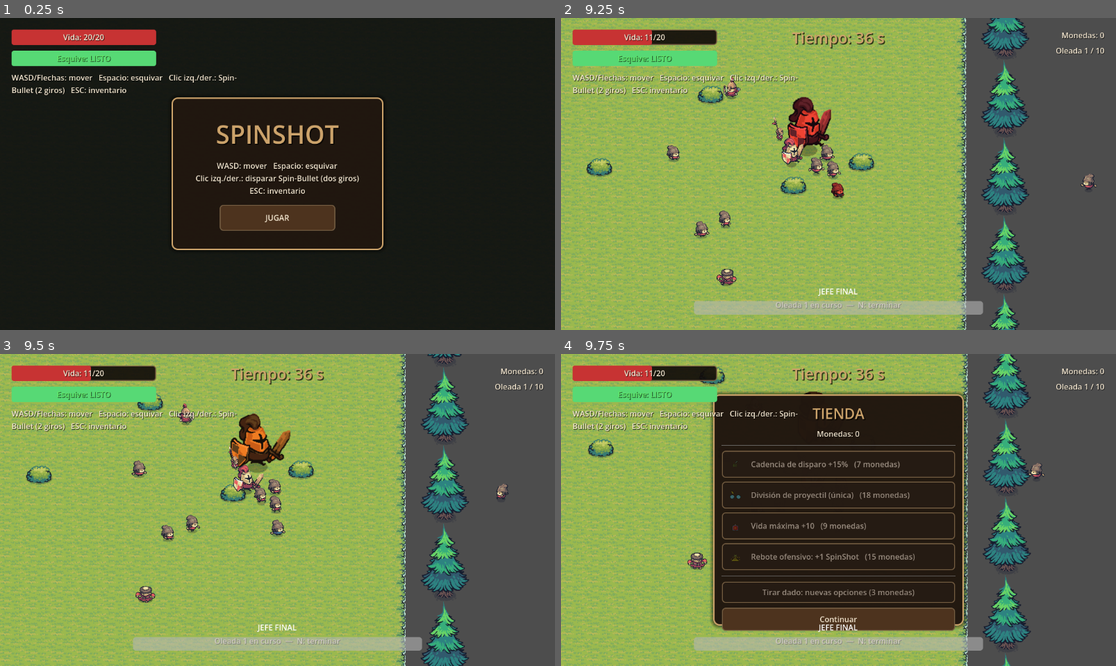
Above: before the commit, frames 1-4 (two rows, left to right).
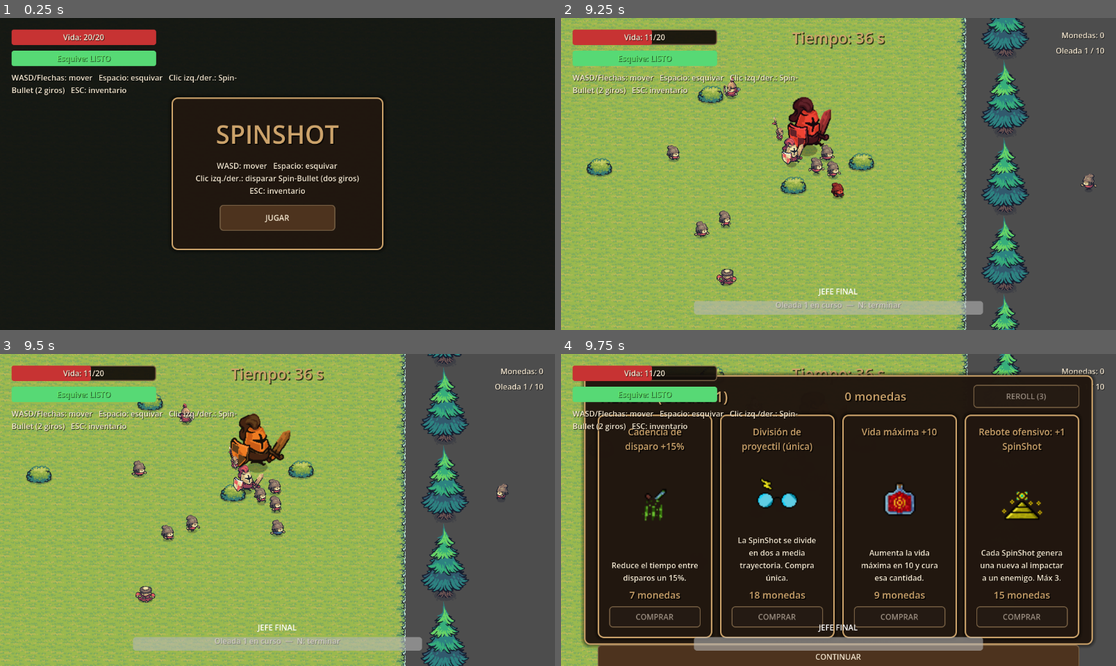
Above: after the commit, the same moments.

Repository: 4FCC/spinshot
Game: Godot game, scene res://Scenes/DEV-ROOM.tscn
Same seed, same stepped clock (60 frames per second), same inputs: the game is played once before the commit and once after it. This scene is started directly instead of the project's main scene. The engine's default icon, where the game draws it, is replaced by a stand-in: a white triangle on a blue panel in a dark square.
Inputs (mouse positions are in pixels of both pictures, inside the frame that each line leads up to):
- Up to frame 1 (0.25 s): no input
- Up to frame 2 (9.25 s): click "JUGAR" at 0.5 s; tap Enter at 1.25 s; move the mouse to (810, 236) at 1.27 s; hold W (Arriba) 1.28-2.78 s; tap Space (dodge) at 1.35 s; move the mouse to (1005, 220) at 2.02 s; tap N (end_wave) at 2.1 s; move the mouse to (672, 127) at 2.77 s; hold Right mouse button (shoot) 2.78-3.53 s; hold A (Izquierda) 2.78-4.28 s; move the mouse to (866, 174) at 3.52 s; click (866, 174) at 3.6 s; move the mouse to (755, 96) at 4.27 s; hold S (Abajo) 4.28-5.03 s; hold B (spawn_boss) 4.28-5.03 s; move the mouse to (960, 158) at 5.02 s; hold D (Derecha) 5.03-5.78 s; tap M (start_wave) at 5.1 s; move the mouse to (727, 189) at 5.77 s; hold W (Arriba) 5.78-6.53 s; tap 1 at 5.85 s; move the mouse to (894, 105) at 6.52 s; hold D (Derecha) 6.53-8.78 s; tap 2 at 6.6 s; move the mouse to (810, 236) at 7.27 s; tap 3 at 7.35 s; move the mouse to (1005, 220) at 8.02 s; tap 4 at 8.1 s; move the mouse to (672, 127) at 8.77 s; hold S (Abajo) from 8.78 s (still down); tap 5 at 8.85 s
- Up to frame 3 (9.5 s): keep holding S (Abajo)
- Up to frame 4 (9.75 s): move the mouse to (866, 510) at 9.52 s; release S (Abajo) at 9.53 s; hold A (Izquierda) from 9.53 s (still down); tap O at 9.6 s

Frames 1-3 are identical in both runs. In frame 4, 60% of the frame differs, in the area x 3-96%, y 5-100%.

Commit message:
Rediseñar la tienda: panel ancho con tarjetas grandes
- El panel de la tienda ahora ocupa casi toda la pantalla (anclado a los bordes
  con márgenes) en vez de una ventana pequeña centrada.
- Barra superior: título "TIENDA (Oleada N)" · monedas · botón REROLL.
- Cada opción es una TARJETA grande en fila horizontal: nombre arriba, imagen
  del objeto en grande al centro, descripción completa debajo, precio y botón
  COMPRAR. Las tarjetas se reparten el ancho equitativamente.
- Mejor aprovechamiento del espacio y lectura más clara, inspirado en la
  referencia tipo Brotato.

Co-Authored-By: Claude Opus 4.8 <noreply@anthropic.com>
Claude-Session: https://claude.ai/code/session_01EVFDgn2qQnY3SEDFH6Bwyc

Diff:
--- a/Scenes/GameMode.tscn
+++ b/Scenes/GameMode.tscn
@@ -85,14 +85,12 @@
 visible = false
 
 [node name="Shop" type="Panel" parent="UI"]
-anchor_left = 0.5
-anchor_top = 0.5
-anchor_right = 0.5
-anchor_bottom = 0.5
-offset_left = -260.0
-offset_top = -240.0
-offset_right = 260.0
-offset_bottom = 240.0
+anchor_right = 1.0
+anchor_bottom = 1.0
+offset_left = 48.0
+offset_top = 44.0
+offset_right = -48.0
+offset_bottom = -44.0
 script = ExtResource("5_shop")
 icon_health = ExtResource("6_i1")
 icon_damage = ExtResource("7_i2")
--- a/Scripts/game_mode.gd
+++ b/Scripts/game_mode.gd
@@ -232,7 +232,7 @@
 	_clear_bullets()
 	if player != null and is_instance_valid(player) and player.has_method("set_frozen"):
 		player.set_frozen(true)
-	shop.open()
+	shop.open(wave_number)
 
 func _clear_bullets() -> void:
 	for bullet in get_tree().get_nodes_in_group("spin_bullet"):
--- a/Scripts/shop.gd
+++ b/Scripts/shop.gd
@@ -28,10 +28,11 @@
 var player: Node2D = null
 var _pool: Array = []          # Todas las mejoras posibles
 var _current: Array = []       # Mejoras mostradas ahora
-var _option_buttons: Array = []
+var _option_buttons: Array = []   # Botones "Comprar" de cada tarjeta
 var _coins_label: Label = null
-var _options_box: VBoxContainer = null
+var _cards_row: HBoxContainer = null
 var _reroll_button: Button = null
+var _title_label: Label = null
 
 func _ready() -> void:
 	visible = false
@@ -83,53 +84,63 @@
 
 	var margin := MarginContainer.new()
 	margin.set_anchors_preset(Control.PRESET_FULL_RECT)
-	margin.add_theme_constant_override("margin_left", 18)
-	margin.add_theme_constant_override("margin_top", 18)
-	margin.add_theme_constant_override("margin_right", 18)
-	margin.add_theme_constant_override("margin_bottom", 18)
+	margin.add_theme_constant_override("margin_left", 28)
+	margin.add_theme_constant_override("margin_top", 20)
+	margin.add_theme_constant_override("margin_right", 28)
+	margin.add_theme_constant_override("margin_bottom", 22)
 	add_child(margin)
 
 	var vbox := VBoxContainer.new()
-	vbox.add_theme_constant_override("separation", 10)
+	vbox.add_theme_constant_override("separation", 14)
 	margin.add_child(vbox)
 
-	var title := Label.new()
-	title.text = "TIENDA"
-	title.horizontal_alignment = HORIZONTAL_ALIGNMENT_CENTER
-	UiTheme.apply_title(title, 30)
-	vbox.add_child(title)
+	# ----- Barra superior: título · monedas · reroll -----
+	var top := HBoxContainer.new()
+	top.add_theme_constant_override("separation", 16)
+	vbox.add_child(top)
+
+	_title_label = Label.new()
+	_title_label.text = "TIENDA"
+	_title_label.size_flags_horizontal = Control.SIZE_EXPAND_FILL
+	_title_label.vertical_alignment = VERTICAL_ALIGNMENT_CENTER
+	UiTheme.apply_title(_title_label, 30)
+	top.add_child(_title_label)
 
 	_coins_label = Label.new()
+	_coins_label.size_flags_horizontal = Control.SIZE_EXPAND_FILL
 	_coins_label.horizontal_alignment = HORIZONTAL_ALIGNMENT_CENTER
-	UiTheme.apply_label(_coins_label)
-	vbox.add_child(_coins_label)
-
-	vbox.add_child(HSeparator.new())
-
-	# Contenedor donde se generan las opciones (cambian con cada tirada)
-	_options_box = VBoxContainer.new()
-	_options_box.add_theme_constant_override("separation", 8)
-	vbox.add_child(_options_box)
-
-	vbox.add_child(HSeparator.new())
+	_coins_label.vertical_alignment = VERTICAL_ALIGNMENT_CENTER
+	UiTheme.apply_title(_coins_label, 24)
+	top.add_child(_coins_label)
 
 	_reroll_button = Button.new()
-	_reroll_button.custom_minimum_size = Vector2(0, 44)
+	_reroll_button.custom_minimum_size = Vector2(220, 48)
+	_reroll_button.size_flags_horizontal = Control.SIZE_SHRINK_END
 	UiTheme.apply_button(_reroll_button)
 	_reroll_button.pressed.connect(_on_reroll)
-	vbox.add_child(_reroll_button)
-
+	top.add_child(_reroll_button)
+
+	# ----- Fila de tarjetas (ocupa el grueso del espacio) -----
+	_cards_row = HBoxContainer.new()
+	_cards_row.add_theme_constant_override("separation", 16)
+	_cards_row.size_flags_vertical = Control.SIZE_EXPAND_FILL
+	_cards_row.size_flags_horizontal = Control.SIZE_EXPAND_FILL
+	vbox.add_child(_cards_row)
+
+	# ----- Botón continuar -----
 	var continue_button := Button.new()
-	continue_button.text = "Continuar"
-	continue_button.custom_minimum_size = Vector2(0, 48)
+	continue_button.text = "CONTINUAR"
+	continue_button.custom_minimum_size = Vector2(0, 50)
 	UiTheme.apply_button(continue_button)
 	continue_button.pressed.connect(_on_continue)
 	vbox.add_child(continue_button)
 
-func open() -> void:
+func open(wave: int = 0) -> void:
 	if player == null or not is_instance_valid(player):
 		var players := get_tree().get_nodes_in_group("player")
 		player = players[0] if players.size() > 0 else null
+	if _title_label != null:
+		_title_label.text = "TIENDA  (Oleada %d)" % wave if wave > 0 else "TIENDA"
 	_roll()        # nueva selección al abrir
 	visible = true
 	_refresh()
@@ -175,34 +186,86 @@
 	_populate_options()
 
 func _populate_options() -> void:
-	for child in _options_box.get_children():
+	for child in _cards_row.get_children():
 		child.queue_free()
 	_option_buttons.clear()
 
 	for i in _current.size():
-		var upg = _current[i]
-		var button := Button.new()
-		button.custom_minimum_size = Vector2(0, 56)
-		button.icon = upg["icon"]
-		button.text = "  %s   (%d monedas)" % [upg["name"], upg["cost"]]
-		button.alignment = HORIZONTAL_ALIGNMENT_LEFT
-		button.expand_icon = true
-		button.tooltip_text = String(upg.get("desc", ""))
-		UiTheme.apply_button(button)
-		button.pressed.connect(_on_buy.bind(i))
-		_options_box.add_child(button)
-		_option_buttons.append(button)
+		_cards_row.add_child(_make_card(_current[i], i))
+
+func _make_card(item: Dictionary, index: int) -> Control:
+	# Tarjeta: nombre arriba, imagen grande al centro, descripción completa
+	# debajo, precio y botón de compra al fondo.
+	var card := PanelContainer.new()
+	UiTheme.apply_panel(card)
+	card.size_flags_horizontal = Control.SIZE_EXPAND_FILL
+	card.size_flags_vertical = Control.SIZE_EXPAND_FILL
+	card.custom_minimum_size = Vector2(210, 0)
+
+	var pad := MarginContainer.new()
+	pad.add_theme_constant_override("margin_left", 14)
+	pad.add_theme_constant_override("margin_top", 12)
+	pad.add_theme_constant_override("margin_right", 14)
+	pad.add_theme_constant_override("margin_bottom", 12)
+	card.add_child(pad)
+
+	var col := VBoxContainer.new()
+	col.add_theme_constant_override("separation", 10)
+	pad.add_child(col)
+
+	var name_label := Label.new()
+	name_label.text = String(item.get("name", ""))
+	name_label.horizontal_alignment = HORIZONTAL_ALIGNMENT_CENTER
+	name_label.autowrap_mode = TextServer.AUTOWRAP_WORD
+	UiTheme.apply_title(name_label, 19)
+	col.add_child(name_label)
+
+	# Imagen grande, centrada, que crece para ocupar el espacio
+	var icon := TextureRect.new()
+	icon.texture = item.get("icon", null)
+	icon.custom_minimum_size = Vector2(0, 150)
+	icon.size_flags_vertical = Control.SIZE_EXPAND_FILL
+	icon.expand_mode = TextureRect.EXPAND_IGNORE_SIZE
+	icon.stretch_mode = TextureRect.STRETCH_KEEP_ASPECT_CENTERED
+	col.add_child(icon)
+
+	# Descripción completa
+	var desc := Label.new()
+	desc.text = String(item.get("desc", ""))
+	desc.autowrap_mode = TextServer.AUTOWRAP_WORD
+	desc.horizontal_alignment = HORIZONTAL_ALIGNMENT_CENTER
+	desc.size_flags_vertical = Control.SIZE_SHRINK_CENTER
+	UiTheme.apply_label(desc)
+	col.add_child(desc)
+
+	# Precio
+	var price := Label.new()
+	price.text = "%d monedas" % int(item.get("cost", 0))
+	price.horizontal_alignment = HORIZONTAL_ALIGNMENT_CENTER
+	UiTheme.apply_title(price, 20)
+	col.add_child(price)
+
+	# Botón comprar
+	var buy := Button.new()
+	buy.text = "COMPRAR"
+	buy.custom_minimum_size = Vector2(0, 44)
+	UiTheme.apply_button(buy)
+	buy.pressed.connect(_on_buy.bind(index))
+	col.add_child(buy)
+	_option_buttons.append(buy)
+
+	return card
 
 func _refresh() -> void:
 	if _coins_label != null:
-		_coins_label.text = "Monedas: %d" % Game.coins
+		_coins_label.text = "%d monedas" % Game.coins
 	for i in _option_buttons.size():
 		if i >= _current.size():
 			continue
 		var item = _current[i]
 		_option_buttons[i].disabled = Game.coins < int(item["cost"]) or not _is_available(item)
 	if _reroll_button != null:
-		_reroll_button.text = "Tirar dado: nuevas opciones (%d monedas)" % reroll_cost
+		_reroll_button.text = "REROLL (%d)" % reroll_cost
 		_reroll_button.disabled = Game.coins < reroll_cost
 
 func _on_buy(index: int) -> void:
Not shown, changed: README.md
